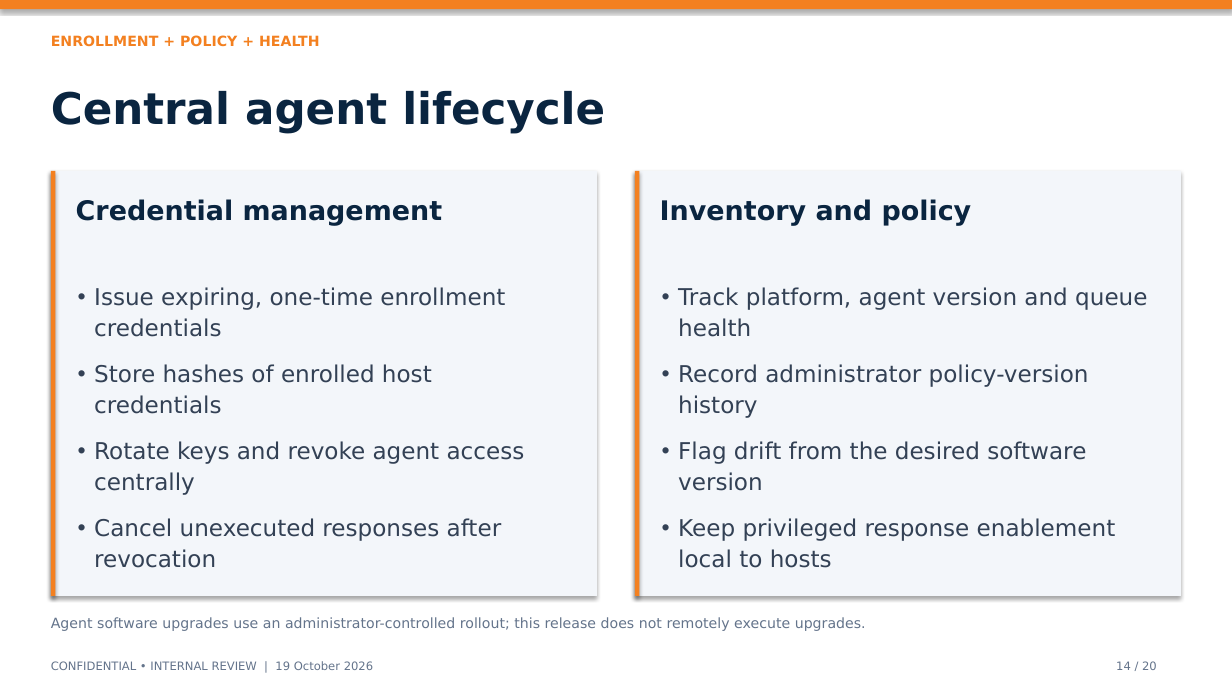
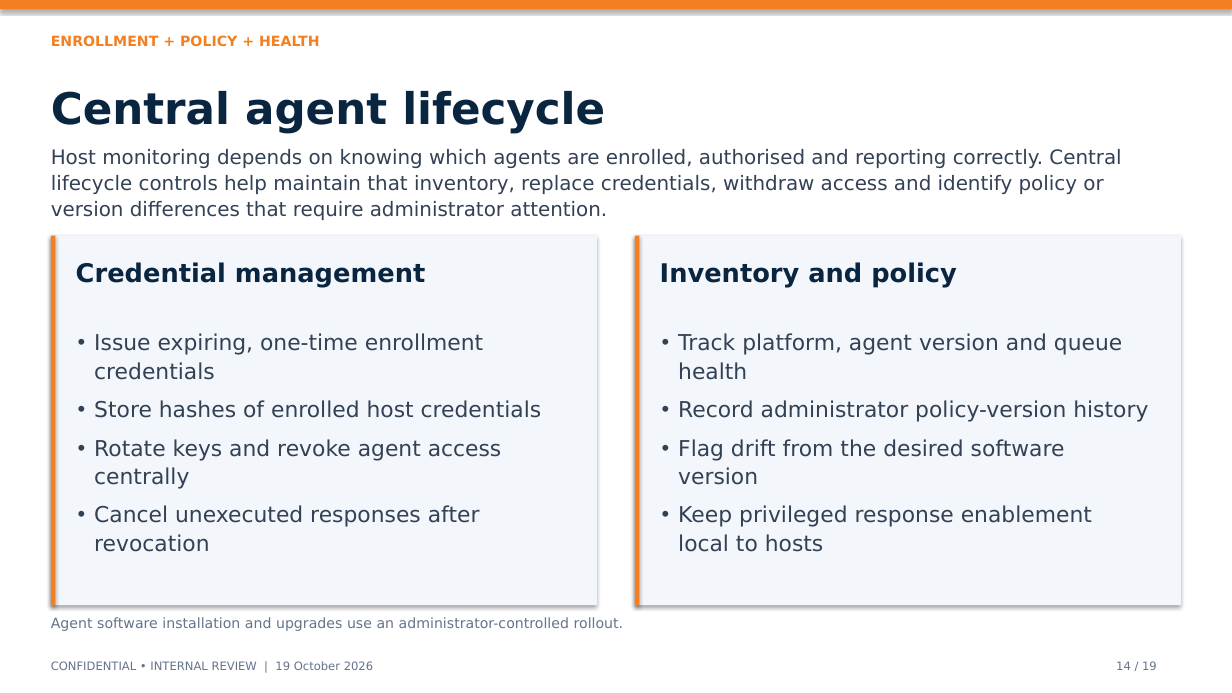
Before and after one commit to harshitrathi14/vulnsuite, a slide deck: slide 14 of VulnSuite_Executive_Deck.pptx. Drawn at 1232x693 pixels with LibreOffice and Linux fonts; fonts in the diff are those of the drawing. Boxes give left, top, right and bottom in pixels: in the first picture for what was removed or moved away, otherwise in the second. Text is boxed around its words. In the diff, an @@ line names an element or a change of style, - is before the commit and + after.

```diff
--- a/VulnSuite_Executive_Deck.pptx
+++ b/VulnSuite_Executive_Deck.pptx
@@ text added at [51, 149, 1121, 220], 15.5 pt, text #334155 @@
+Host monitoring depends on knowing which agents are enrolled, authorised and reporting correctly. Central lifecycle controls help maintain that inventory, replace credentials, withdraw access and identify policy or version differences that require administrator attention.
@@ rectangle: place and size @@
-rectangle at [51, 171, 597, 596]
+rectangle at [51, 236, 597, 605]
@@ rectangle: place and size @@
-rectangle at [51, 171, 55, 596]
+rectangle at [51, 236, 55, 605]
@@ rectangle: place and size @@
-rectangle at [635, 171, 1181, 596]
+rectangle at [635, 236, 1181, 605]
@@ rectangle: place and size @@
-rectangle at [635, 171, 640, 596]
+rectangle at [635, 236, 640, 605]
@@ text "Credential management": place and size @@
-text "Credential management" at [76, 199, 443, 226]
+text "Credential management" at [76, 262, 425, 288]
@@ text "Credential management" at [76, 262, 425, 288]: size 21 to 20 pt @@
@@ text "Inventory and policy" at [660, 262, 957, 288]: size 21 to 20 pt @@
@@ text "Inventory and policy": place and size @@
-text "Inventory and policy" at [660, 199, 972, 226]
+text "Inventory and policy" at [660, 262, 957, 288]
@@ text "Issue expiring, one-time enrollment credentials": place and size @@
-text "Issue expiring, one-time enrollment credentials" at [94, 287, 525, 568]
+text "Issue expiring, one-time enrollment credentials" at [94, 333, 542, 552]
@@ text "Issue expiring, one-time enrollment credentials" at [94, 333, 542, 552]: size 18 to 17 pt; line spacing 24pt to 22pt; less space between paragraphs @@
@@ text "Track platform, agent version and ..." at [678, 333, 1148, 552]: size 18 to 17 pt; line spacing 24pt to 22pt; less space between paragraphs @@
@@ text "Track platform, agent version and ...": place and size @@
-text "Track platform, agent version and ..." at [678, 287, 1147, 568]
+text "Track platform, agent version and ..." at [678, 333, 1148, 552]
@@ text at [51, 617, 624, 631]: text changed @@
-Agent software upgrades use an administrator-controlled rollout; this release does not remotely execute upgrades.
+Agent software installation and upgrades use an administrator-controlled rollout.
@@ text at [1116, 661, 1157, 670]: text changed @@
-14 / 20
+14 / 19
```
Also in this commit, not shown: 16 other slides changed, 2 slides added, 3 slides removed, 14 other files.
